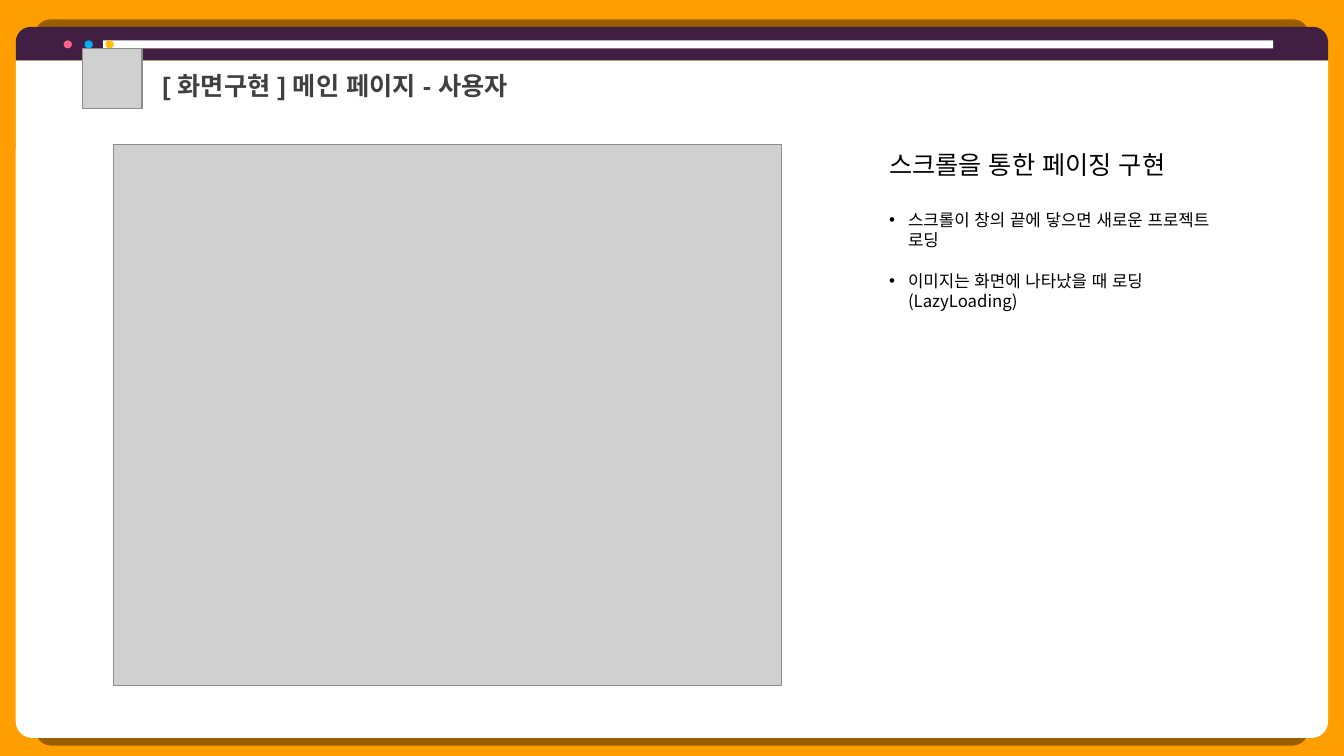
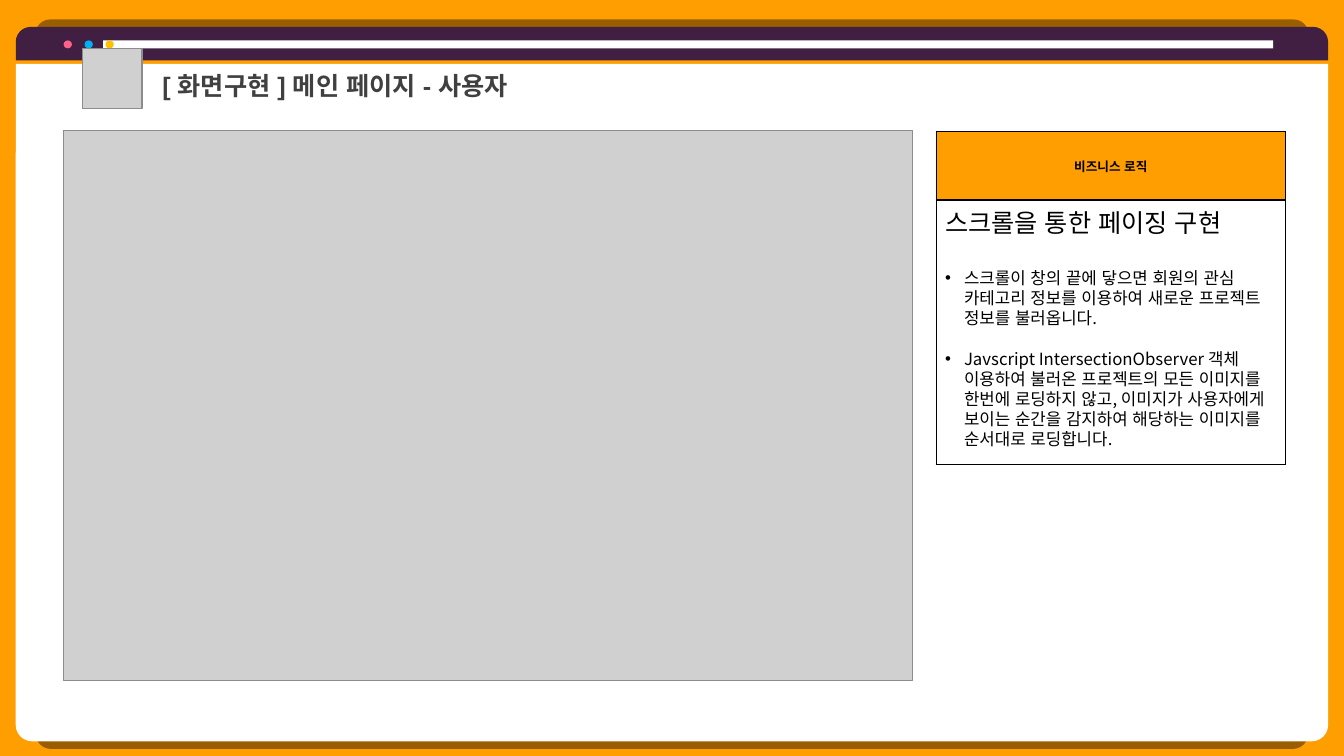
Before and after one commit to hhsw07/ezen-academy-projects, a slide deck: slide 8 of 0 발표용 파워포인트/project06 - 파워포인트 종합 - 형준.pptx (slide 5 before the commit). Drawn at 1344x756 pixels with LibreOffice and Linux fonts; fonts in the diff are those of the drawing; grey boxes stand for pictures. Boxes give left, top, right and bottom in pixels: in the first picture for what was removed or moved away, otherwise in the second. Text is boxed around its words. In the diff, an @@ line names an element or a change of style, - is before the commit and + after.

```diff
--- a/0 발표용 파워포인트/project06 - 파워포인트 종합 - 형준.pptx
+++ b/0 발표용 파워포인트/project06 - 파워포인트 종합 - 형준.pptx
@@ round same rect: place and size @@
-round same rect at <box>16,60,1329,738</box>
+round same rect at <box>16,64,1329,741</box>
@@ picture: place and size @@
-picture at <box>114,144,781,686</box>
+picture at <box>64,130,912,682</box>
@@ table added at <box>937,131,1286,465</box>, 2 rows, 1 columns @@
+비즈니스 로직
+
@@ text "스크롤을 통한 페이징 구현": place and size @@
-text "스크롤을 통한 페이징 구현" at <box>889,153,1210,312</box>
+text "스크롤을 통한 페이징 구현" at <box>945,211,1264,447</box>
@@ text at <box>964,270,1264,447</box>: text changed @@
-• 스크롤이 창의 끝에 닿으면 새로운 프로젝트 로딩
-• 이미지는 화면에 나타났을 때 로딩(LazyLoading)
+• 스크롤이 창의 끝에 닿으면 회원의 관심 카테고리 정보를 이용하여 새로운 프로젝트 정보를 불러옵니다.
+• Javscript IntersectionObserver 객체 이용하여 불러온 프로젝트의 모든 이미지를 한번에 로딩하지 않고, 이미지가 사용자에게 보이는 순간을 감지하여 해당하는 이미지를 순서대로 로딩합니다.
```
Also in this commit, not shown: 15 other slides changed, 8 slides added, 22 slides removed, 12 other files.
